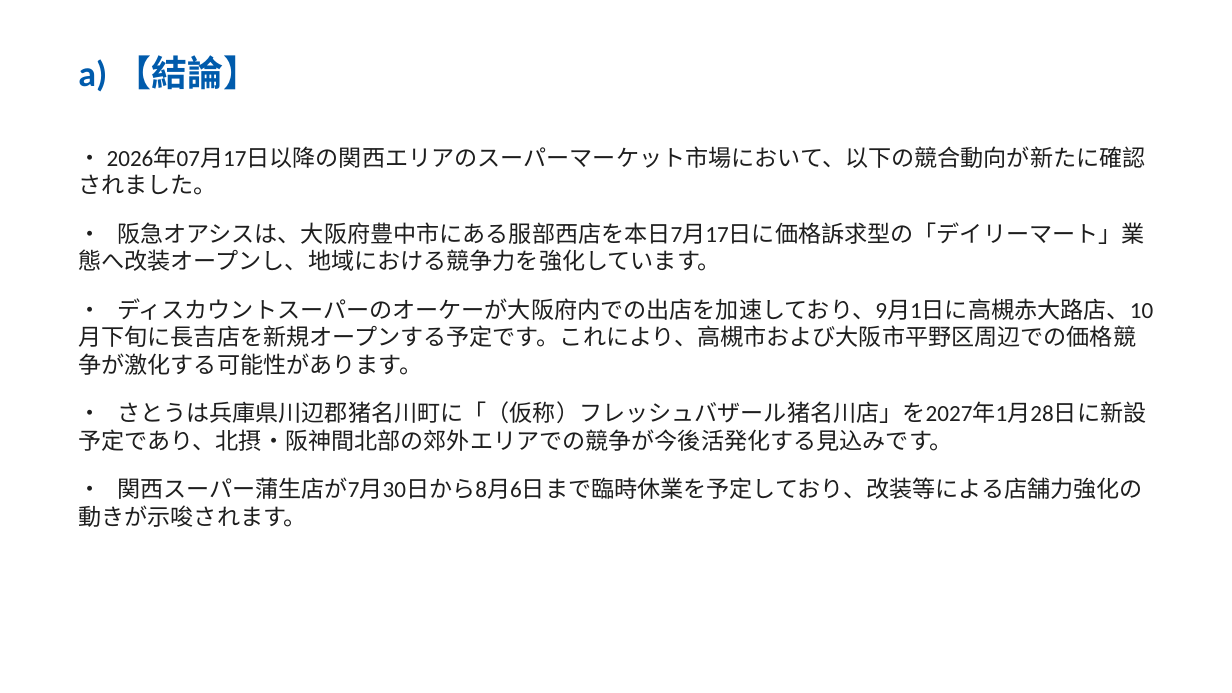
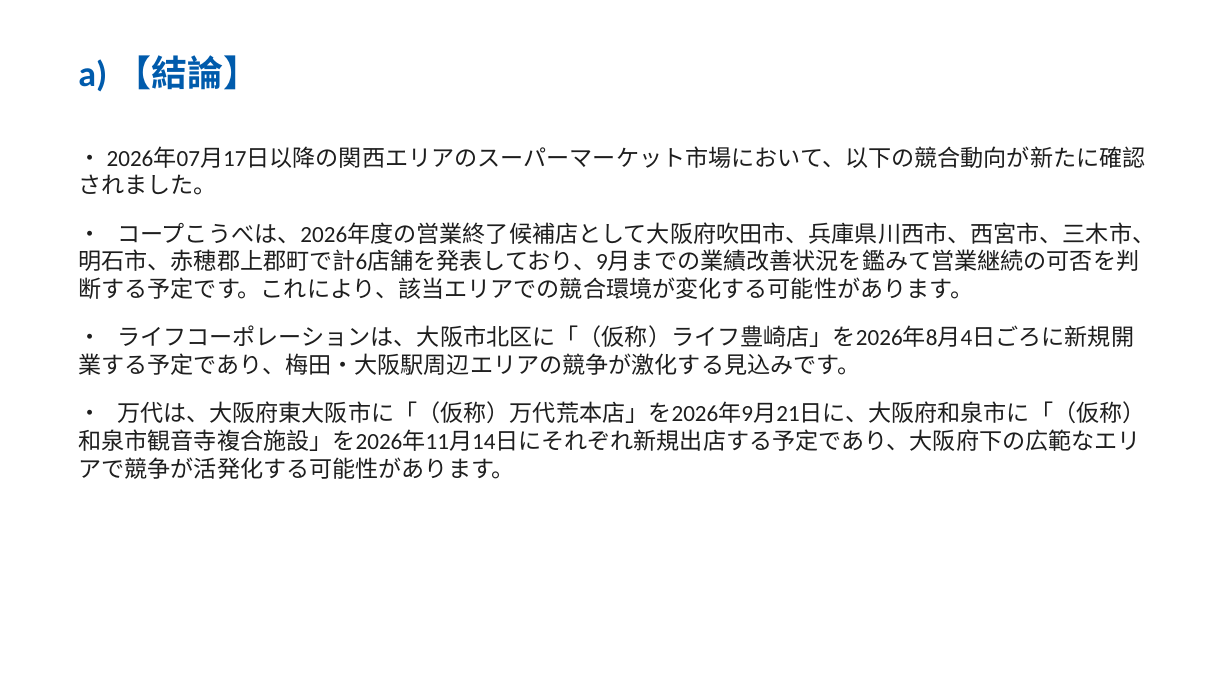
Before and after one commit to yutatbgt-bit/Competitive-research, a slide deck: slide 2 of report/2026_07_17_competitive_report_no_limit.pptx. Drawn at 1232x693 pixels with LibreOffice and Linux fonts; fonts in the diff are those of the drawing. Boxes give left, top, right and bottom in pixels: in the first picture for what was removed or moved away, otherwise in the second. Text is boxed around its words. In the diff, an @@ line names an element or a change of style, - is before the commit and + after.

```diff
--- a/report/2026_07_17_competitive_report_no_limit.pptx
+++ b/report/2026_07_17_competitive_report_no_limit.pptx
@@ text at <box>78,222,1155,479</box>: text changed @@
-・ 阪急オアシスは、大阪府豊中市にある服部西店を本日7月17日に価格訴求型の「デイリーマート」業態へ改装オープンし、地域における競争力を強化しています。
-・ ディスカウントスーパーのオーケーが大阪府内での出店を加速しており、9月1日に高槻赤大路店、10月下旬に長吉店を新規オープンする予定です。これにより、高槻市および大阪市平野区周辺での価格競争が激化する可能性があります。
-・ さとうは兵庫県川辺郡猪名川町に「（仮称）フレッシュバザール猪名川店」を2027年1月28日に新設予定であり、北摂・阪神間北部の郊外エリアでの競争が今後活発化する見込みです。
-・ 関西スーパー蒲生店が7月30日から8月6日まで臨時休業を予定しており、改装等による店舗力強化の動きが示唆されます。
+・ コープこうべは、2026年度の営業終了候補店として大阪府吹田市、兵庫県川西市、西宮市、三木市、明石市、赤穂郡上郡町で計6店舗を発表しており、9月までの業績改善状況を鑑みて営業継続の可否を判断する予定です。これにより、該当エリアでの競合環境が変化する可能性があります。
+・ ライフコーポレーションは、大阪市北区に「（仮称）ライフ豊崎店」を2026年8月4日ごろに新規開業する予定であり、梅田・大阪駅周辺エリアの競争が激化する見込みです。
+・ 万代は、大阪府東大阪市に「（仮称）万代荒本店」を2026年9月21日に、大阪府和泉市に「（仮称）和泉市観音寺複合施設」を2026年11月14日にそれぞれ新規出店する予定であり、大阪府下の広範なエリアで競争が活発化する可能性があります。
```
Also in this commit, not shown: 5 other slides changed, 1 slide added, 47 other files.
